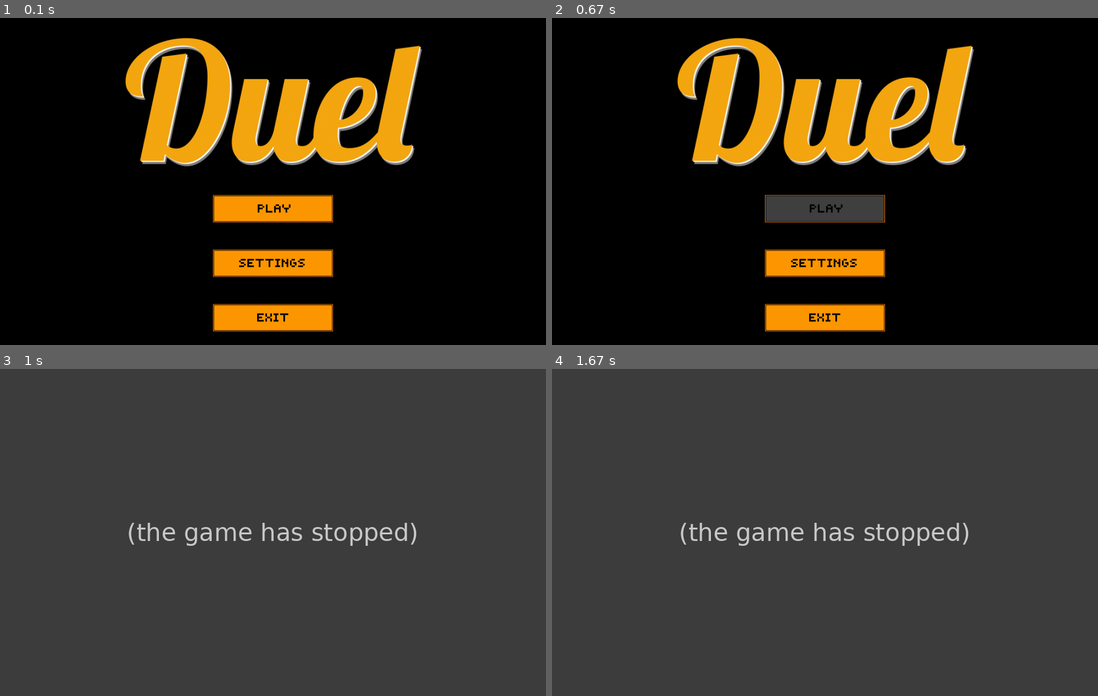
Above: before the commit, frames 1-4 (two rows, left to right).
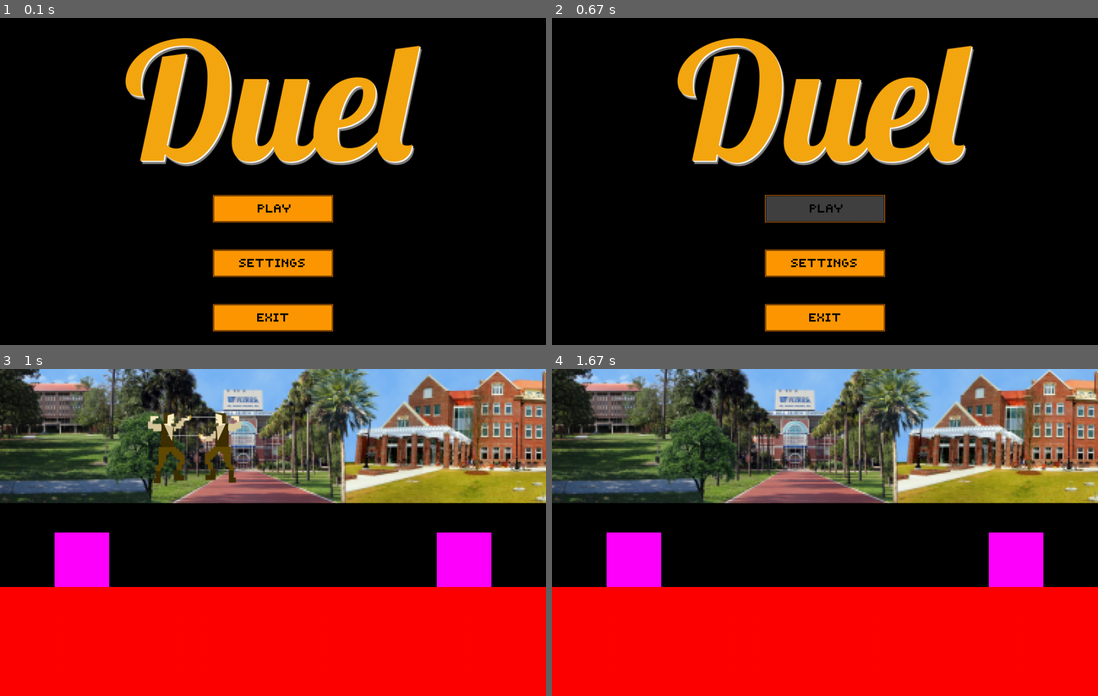
Above: after the commit, the same moments.

Repository: AlexisDougherty13/Duel
Game: pygame game, started from theMain.py
The game is run twice, just before and just after one commit, with the same random seed, the same clock (stepped at 60 frames per second) and the same inputs.
Inputs (mouse positions are in pixels of both pictures, inside the frame that each line leads up to):
- Up to frame 1 (0.1 s): no input
- Up to frame 2 (0.67 s): click (803, 194) at 0.38 s
- Up to frame 3 (1 s): tap W at 0.67 s
- Up to frame 4 (1.67 s): hold Right 1-1.47 s; hold D 1-1.47 s; tap F at 1.07, 1.37, 1.57 s; hold Up from 1.5 s (still down); hold W from 1.5 s (still down)

Frames 1-2 are identical in both runs. In frame 3, 95% of the frame differs, in the area x 0-100%, y 0-100%; in frame 4, 94%.
Error before the commit: AttributeError: 'Player' object has no attribute 'player_rect' (gameEngine.py line 142); the game stopped at 0.8 s (later frames are placeholders)

Commit message:
integrated some changes

Diff:
--- a/gameEngine.py
+++ b/gameEngine.py
@@ -63,6 +63,8 @@
                      getSkin(skin_selection1))  # Initializes player1
     player2 = Player((400, 100), 1, 2, False, False, 'Resources/Images/MontoyaMedL.png',
                      getSkin(skin_selection2))  # Initializes player2
+
+    draw_buffer, my_sprites = gameFrame.init(player1, player2, current_map, entities)
 
     clock = pygame.time.Clock()
 
@@ -139,7 +141,7 @@
             player1.sword_positioning()
             p1_meta_info["attack"] = False
 
-        if player1.player_rect.x > player2.player_rect.x:
+        if player1.rect.x > player2.rect.x:
             player1.setDirection("left")
         else:
             player1.setDirection("right")
@@ -186,7 +188,7 @@
             player2.sword_positioning()
             p2_meta_info["attack"] = False
 
-        if player1.player_rect.x > player2.player_rect.x:
+        if player1.rect.x > player2.rect.x:
             player2.setDirection("right")
         else:
             player2.setDirection("left")
--- a/gameFrame.py
+++ b/gameFrame.py
@@ -9,20 +9,23 @@
     imagesDictionary = dict()
     return 5
 
-def init():
-    camera = Camera(gameFrame.cameraMovement, current_map.x_length, current_map.y_length) # initializes camera with level's width and height
-
+def init(player1, player2, current_map, entities):
+    #camera = Camera(gameFrame.cameraMovement, current_map.x_length, current_map.y_length) # initializes camera with level's width and height
+    imagesDict = dict()
     draw_buffer = pygame.display.set_mode((current_map.x_length, current_map.y_length))
 
     #create the background used to restore sprite previous location
     background = pygame.Surface(draw_buffer.get_size())
-    background.blit(gameFrame.getImage("Resources/Images/UF_Background.png"), (0, 0))
+    background.blit(getImage("Resources/Images/UF_Background.png", imagesDict), (0, 0))
     pygame.draw.rect(background, (255, 0, 0), entities[0])
     pygame.draw.rect(background, (255, 0, 255), entities[1])
     pygame.draw.rect(background, (255, 0, 255), entities[2])
+
     my_sprites = pygame.sprite.LayeredDirty()  # holds sprites to be drawn
     my_sprites.add(player1, player2)  # add both to our group
     my_sprites.clear(draw_buffer, background) # copy background to screen
+
+    return draw_buffer, my_sprites
 
 def cameraMovement(camera, target_rect): #method that determines centering on target
         l, t, _, _ = target_rect # l = left,  t = top
--- a/player.py
+++ b/player.py
@@ -131,11 +131,12 @@
     def getIsGhost(self):
         return self._is_ghost
 
-    def setIsGhost(self):
-        if self._is_ghost:
-            self._is_ghost = False
-        else:
-            self._is_ghost = True
+    def setIsGhost(self, is_ghost):
+	    self._is_ghost = is_ghost
+        # if self._is_ghost:
+            # self._is_ghost = False
+        # else:
+            # self._is_ghost = True
 
     def getIsLockedOn(self):
         return self._is_locked_on
@@ -179,7 +180,7 @@
 
 
     def getCollisionRect(self):
-        return Rect(self.player_rect.x + player_shift_amount_x, self.player_rect.y - player_shift_amount_y, 73, 140)
+        return Rect(self.rect.x + player_shift_amount_x, self.rect.y - player_shift_amount_y, 73, 140)
 
     def move(self, x_shift, y_shift, entities): #TODO Check for being stabbed in this method
         self.dx = x_shift    #Move the player by given amount on the X cordinate
@@ -198,7 +199,7 @@
         for objects in collision_list:
             self._x_velocity = 0
             if x_shift > 0:  # Moving right
-                self.player_rect.right = objects.left - player_shift_amount_x
+                self.rect.right = objects.left - player_shift_amount_x
                 collisions["right"] = True
                 self._is_on_wall = "right"
             elif x_shift < 0: #Moving left
@@ -223,10 +224,9 @@
 
     def test_collision(self, entities):
         collision_list = []
-        rect = Rect(self.player_rect.x + player_shift_amount_x, self.player_rect.y - player_shift_amount_y, 73, 140)
+        rect = Rect(self.rect.x + player_shift_amount_x, self.rect.y - player_shift_amount_y, 73, 140)
         for objects in entities:
-            if self.rect.colliderect(objects): #NEW
-            #if self.player_rect.colliderect(objects):
+            if self.rect.colliderect(objects):
                 collision_list.append(objects)
         return collision_list
 
--- a/swordHitBoxes.py
+++ b/swordHitBoxes.py
@@ -8,22 +8,22 @@
 	if abs(player.getXVelocity()) < 30: #if sword is ready
 		if player.getDirectionFacing() == "left":
 			if player.getIsAttacking() == False: #if player is not attacking
-				point1 = player.player_rect.x + 14
-				point2 = player.player_rect.x + 69
+				point1 = player.rect.x + 14
+				point2 = player.rect.x + 69
 			else: #player is attacking
-				point1 = player.player_rect.x + 0
-				point2 = player.player_rect.x + 55
+				point1 = player.rect.x + 0
+				point2 = player.rect.x + 55
 		else:
 			if player.getIsAttacking() == False: #if player is not attacking
-				point1 = player.player_rect.x + 145
-				point2 = player.player_rect.x + 200
+				point1 = player.rect.x + 145
+				point2 = player.rect.x + 200
 			else: #player is attacking
-				point1 = player.player_rect.x + 159
-				point2 = player.player_rect.x + 214
+				point1 = player.rect.x + 159
+				point2 = player.rect.x + 214
 		if player.getSwordHeight() == 1:
-			height = player.player_rect.y + 61
+			height = player.rect.y + 61
 		elif player.getSwordHeight() == 2:
-			height = player.player_rect.y + 37
+			height = player.rect.y + 37
 		elif player.getSwordHeight() == 3:
-			height = player.player_rect.y + 13
+			height = player.rect.y + 13
 	return Rect(point1, height, point2-point1, 3)
